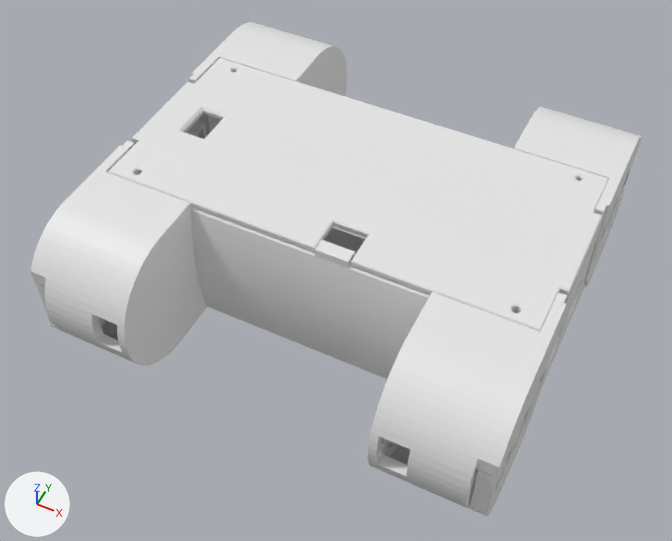
An edit to the Blender file 3D_model/blends/base.blend, drawn before and after from the same camera.
One viewpoint serves both versions: a 50 mm camera at (110.0, -238.0, 270.0) aimed at (-1.0, -14.0, -9.0). Every picture has the same lights, and +X, +Y and +Z are marked at lower left.

Names of what the first picture shows: 'base'.
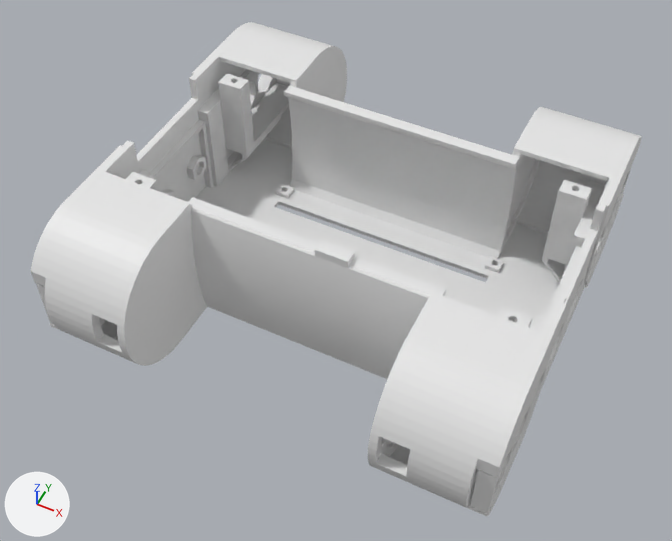
Where the change shows, as pixel boxes (x1, y1, x2, y2) in the pictures (672 x 541 px):
part 1 of me_body_bottom, deleted: before (107, 58, 609, 332)

The edits, one by one:
me_body_bottom has 3724 vertices, 7588 faces and spans x -90.0..90.0, y -90.0..90.0, z -29.0..31.0.
me_body_bottom is used by ob_base; location (0.0, 0.0, 0.0).
me_body_bottom part 1: the loose piece of 392 vertices spanning x -89.0..89.0, y -40.0..41.0, z 26.0..31.0 is deleted.
